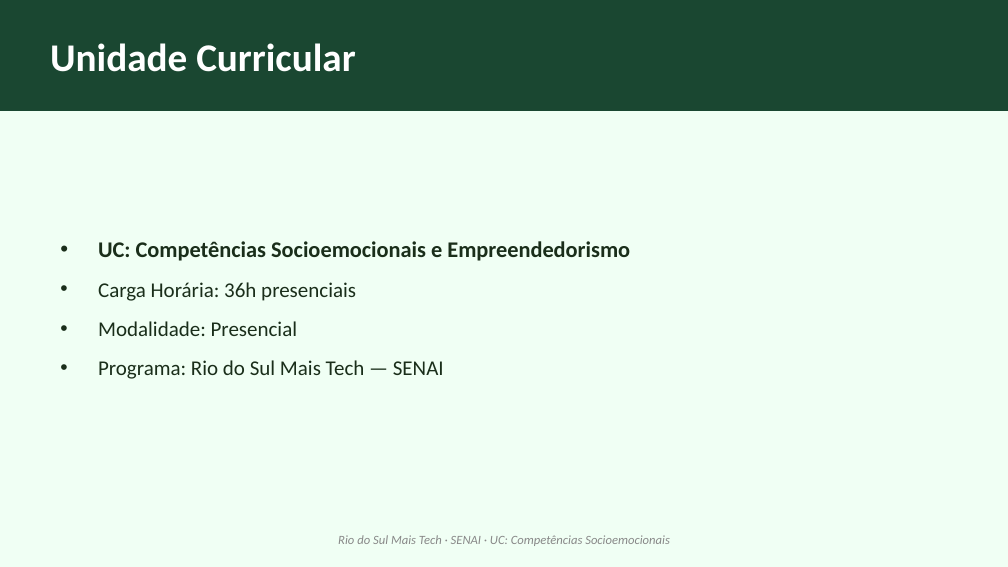
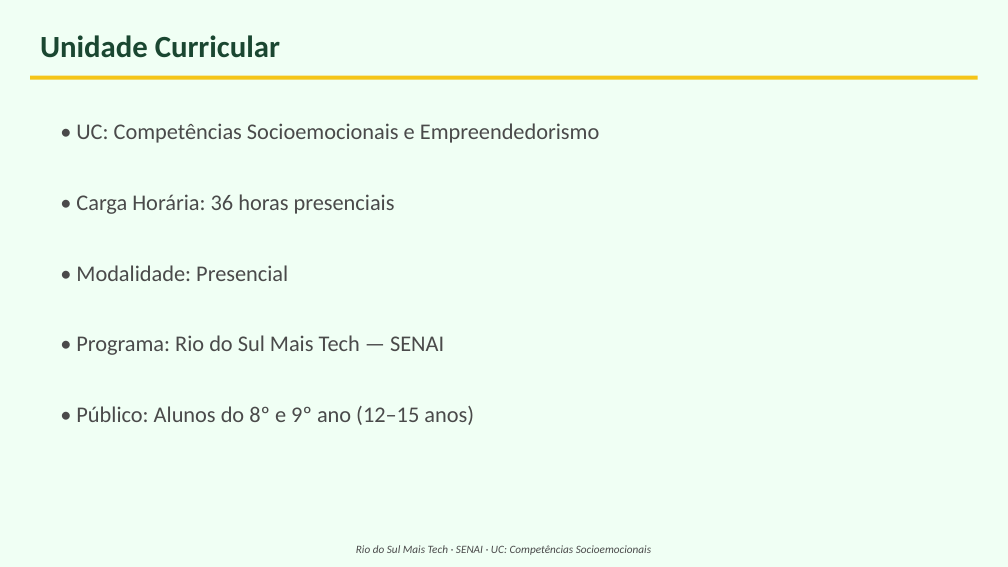
Before and after one commit to Gelvazio/professor-senai, a slide deck: slide 3 of sistema/FICHA-PRODUTO-MAIS-TECH/CompetenciasSocioemocionaisEmpreendedorismo/Slides_Competencias_Socioemocionais_Empreendedorismo.pptx. Drawn at 1008x567 pixels with LibreOffice and Linux fonts; fonts in the diff are those of the drawing. Boxes give left, top, right and bottom in pixels: in the first picture for what was removed or moved away, otherwise in the second. Text is boxed around its words. In the diff, an @@ line names an element or a change of style, - is before the commit and + after.

```diff
--- a/sistema/FICHA-PRODUTO-MAIS-TECH/CompetenciasSocioemocionaisEmpreendedorismo/Slides_Competencias_Socioemocionais_Empreendedorismo.pptx
+++ b/sistema/FICHA-PRODUTO-MAIS-TECH/CompetenciasSocioemocionaisEmpreendedorismo/Slides_Competencias_Socioemocionais_Empreendedorismo.pptx
@@ text "Unidade Curricular": place and size @@
-text "Unidade Curricular" at <box>50,43,355,72</box>
+text "Unidade Curricular" at <box>40,35,280,58</box>
@@ text "Unidade Curricular" at <box>40,35,280,58</box>: size 28 to 22 pt, text colour #FFFFFF to #1A4731 @@
@@ rectangle: place and size @@
-rectangle at <box>0,0,1008,111</box>
+rectangle at <box>30,76,978,80</box>
@@ rectangle at <box>30,76,978,80</box>: fill #1A4731 to #F5C518 @@
@@ text at <box>76,123,599,143</box>: text changed; size 15 to 16 pt; text colour #1A2E1A to #4A4A4A @@
-• UC: Competências Socioemocionais e Empreendedorismo
-• Carga Horária: 36h presenciais
-• Modalidade: Presencial
-• Programa: Rio do Sul Mais Tech — SENAI
+• UC: Competências Socioemocionais e Empreendedorismo
@@ text added at <box>76,194,395,214</box>, 16 pt, text #4A4A4A @@
+• Carga Horária: 36 horas presenciais
@@ text added at <box>76,265,288,281</box>, 16 pt, text #4A4A4A @@
+• Modalidade: Presencial
@@ text added at <box>76,335,444,355</box>, 16 pt, text #4A4A4A @@
+• Programa: Rio do Sul Mais Tech — SENAI
@@ text added at <box>76,406,474,425</box>, 16 pt, text #4A4A4A @@
+• Público: Alunos do 8º e 9º ano (12–15 anos)
@@ text "Rio do Sul Mais Tech ...": place and size @@
-text "Rio do Sul Mais Tech ..." at <box>338,535,670,546</box>
+text "Rio do Sul Mais Tech ..." at <box>356,545,651,555</box>
@@ text "Rio do Sul Mais Tech ..." at <box>356,545,651,555</box>: size 9 to 8 pt, text colour #888888 to #4A4A4A @@
```
Also in this commit, not shown: 13 other slides changed, 26 slides added, 16 slides removed.
